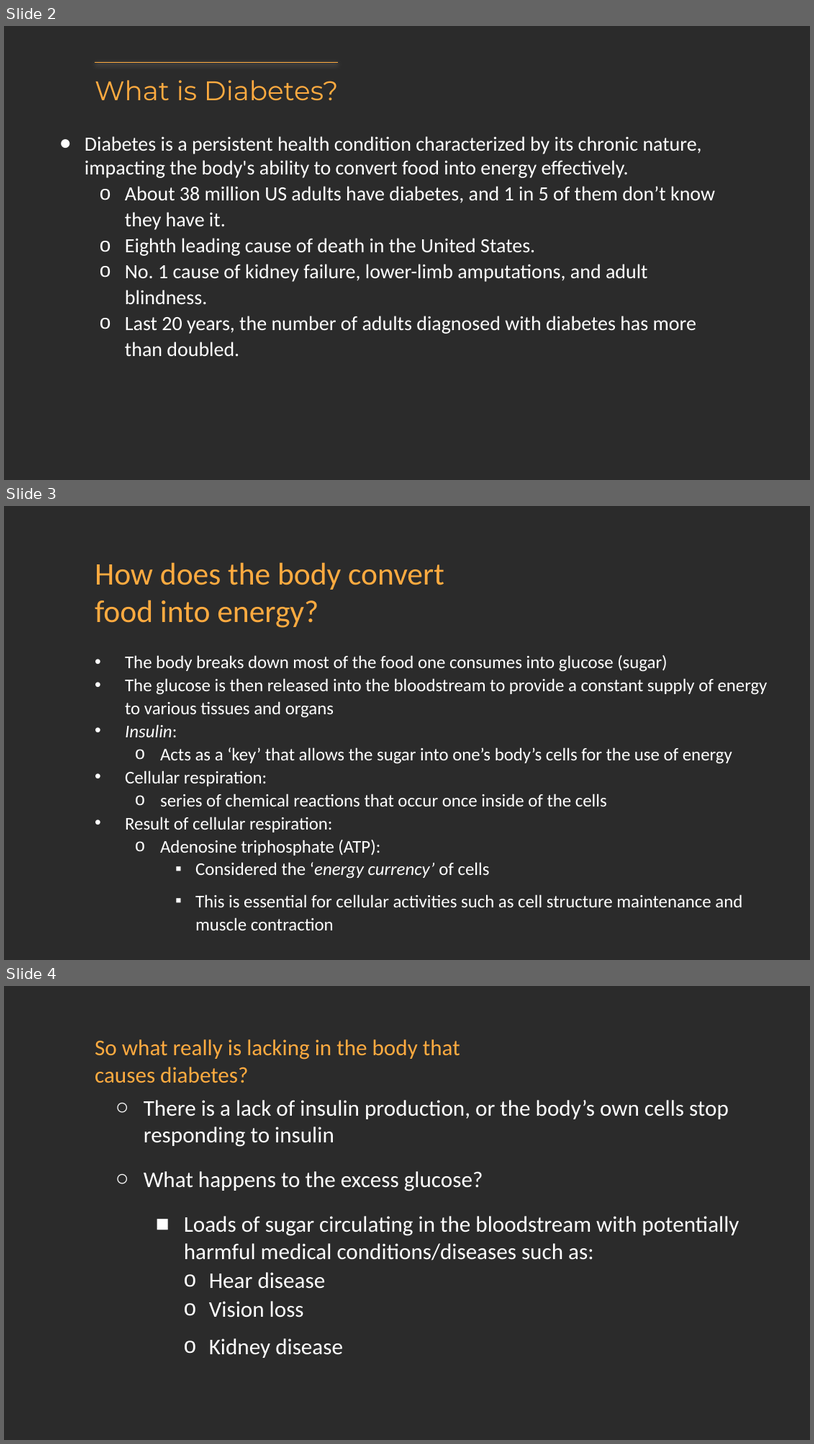
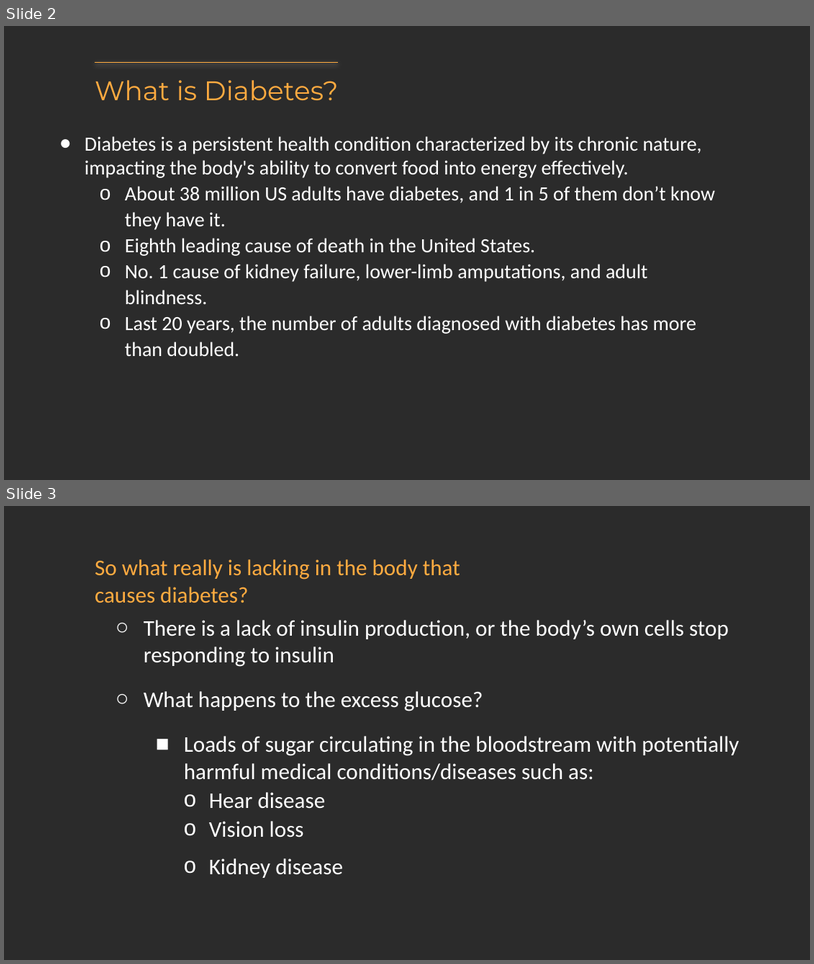
Before and after one commit to nidhi0684/Project4-DiabetesPrediction, a slide deck: Presentation/Luis/Luis's Slides Diabetes Prediction (1).pptx. Shown one above the other, each under a label of ours: slides 2, 3 and 4 before the commit, slides 2 and 3 after it. The pictures are 814x1444 and 814x964 pixels, drawn with LibreOffice and Linux fonts; fonts in the diff are those of the drawing; background and template pictures are left out; a plain dark background stands for a picture behind light text. Boxes give left, top, right and bottom in pixels: in the first picture for what was removed or moved away, otherwise in the second. Text is boxed around its words. In the diff, an @@ line names an element or a change of style, - is before the commit and + after.

Commit message:
..adding updated slides..

```diff
--- a/Presentation/Luis/Luis's Slides Diabetes Prediction (1).pptx
+++ b/Presentation/Luis/Luis's Slides Diabetes Prediction (1).pptx
@@ slide 3 removed at <box>4,506,810,960</box>, background picture (left out) @@
@@ title removed at <box>95,562,445,628</box> @@
-How does the body convert food into energy?
@@ text removed at <box>125,655,768,930</box> @@
-• The body breaks down most of the food one consumes into glucose (sugar)
-• The glucose is then released into the bloodstream to provide a constant supply of energy to various tissues and organs
-• Insulin:
-  o Acts as a ‘key’ that allows the sugar into one’s body’s cells for the use of energy
-• Cellular respiration:
-  o series of chemical reactions that occur once inside of the cells
-• Result of cellular respiration:
-  o Adenosine triphosphate (ATP):
-    ▪ Considered the ‘energy currency’ of cells
-    ▪ This is essential for cellular activities such as cell structure maintenance and muscle contraction
@@ what was slide 4 is now slide 3 @@
```
Also in this commit, not shown: 1 other slide removed, 2 other files.
